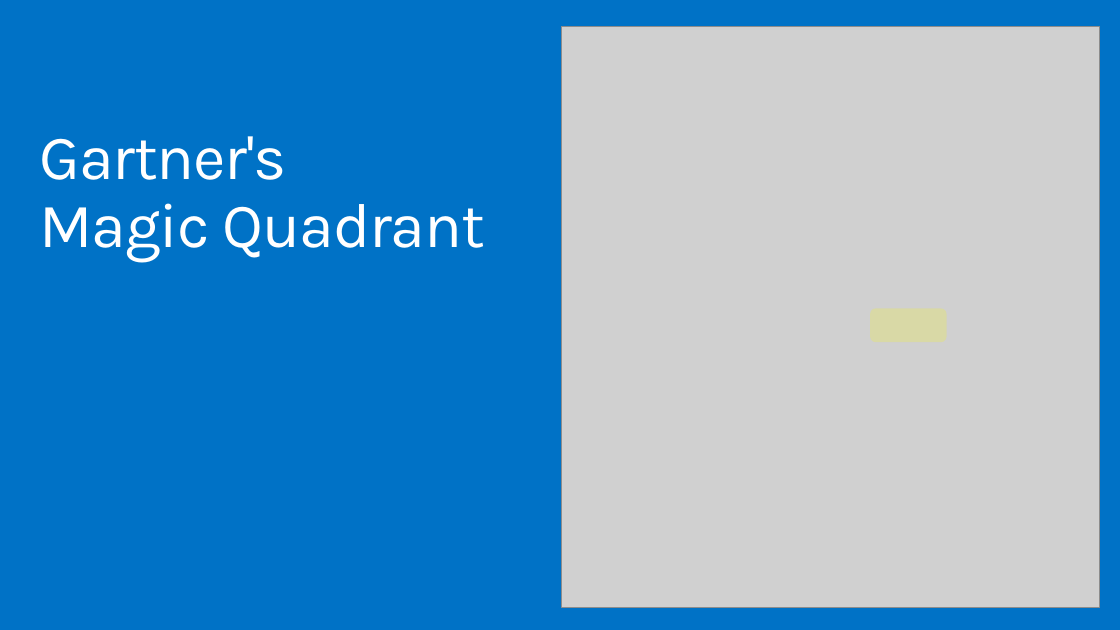
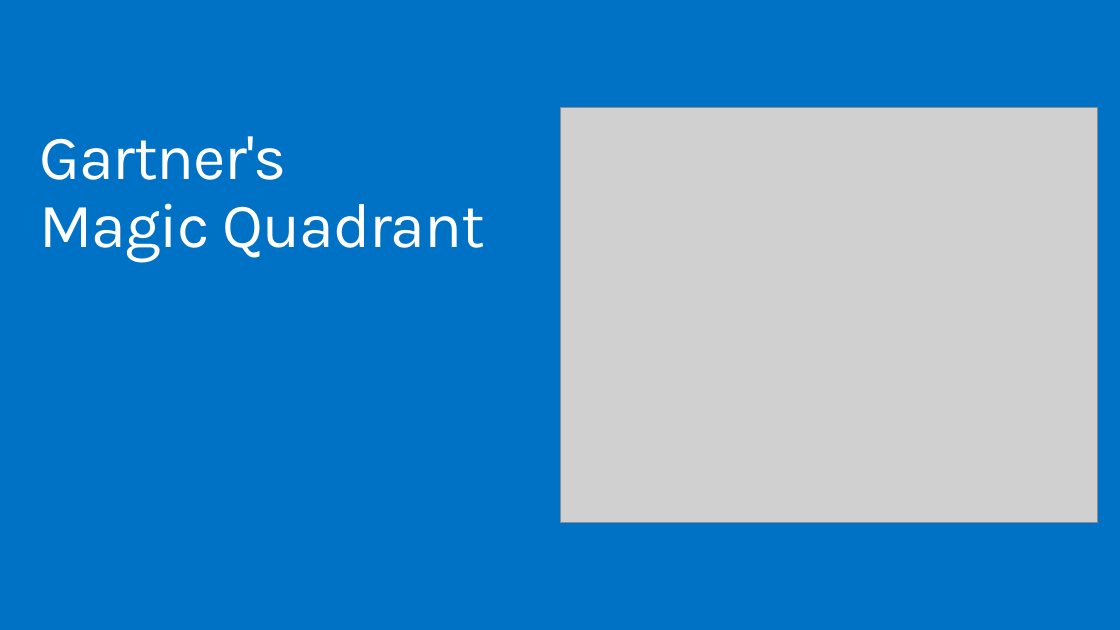
Before and after one commit to cledotnet/Xamarin.Forms, a slide deck: slide 23 of doc/Cross-Platform with Xamarin.pptx (slide 19 before the commit). Drawn at 1120x630 pixels with LibreOffice and Linux fonts; fonts in the diff are those of the drawing; grey boxes stand for pictures; background and template pictures are left out. Boxes give left, top, right and bottom in pixels: in the first picture for what was removed or moved away, otherwise in the second. Text is boxed around its words. In the diff, an @@ line names an element or a change of style, - is before the commit and + after.

```diff
--- a/doc/Cross-Platform with Xamarin.pptx
+++ b/doc/Cross-Platform with Xamarin.pptx
@@ picture: place and size @@
-picture at box(562, 26, 1100, 607)
+picture at box(560, 108, 1098, 523)
@@ rounded rectangle removed at box(870, 308, 947, 342) @@
```
Also in this commit, not shown: 2 other slides changed, 5 slides added, 1 other file.
